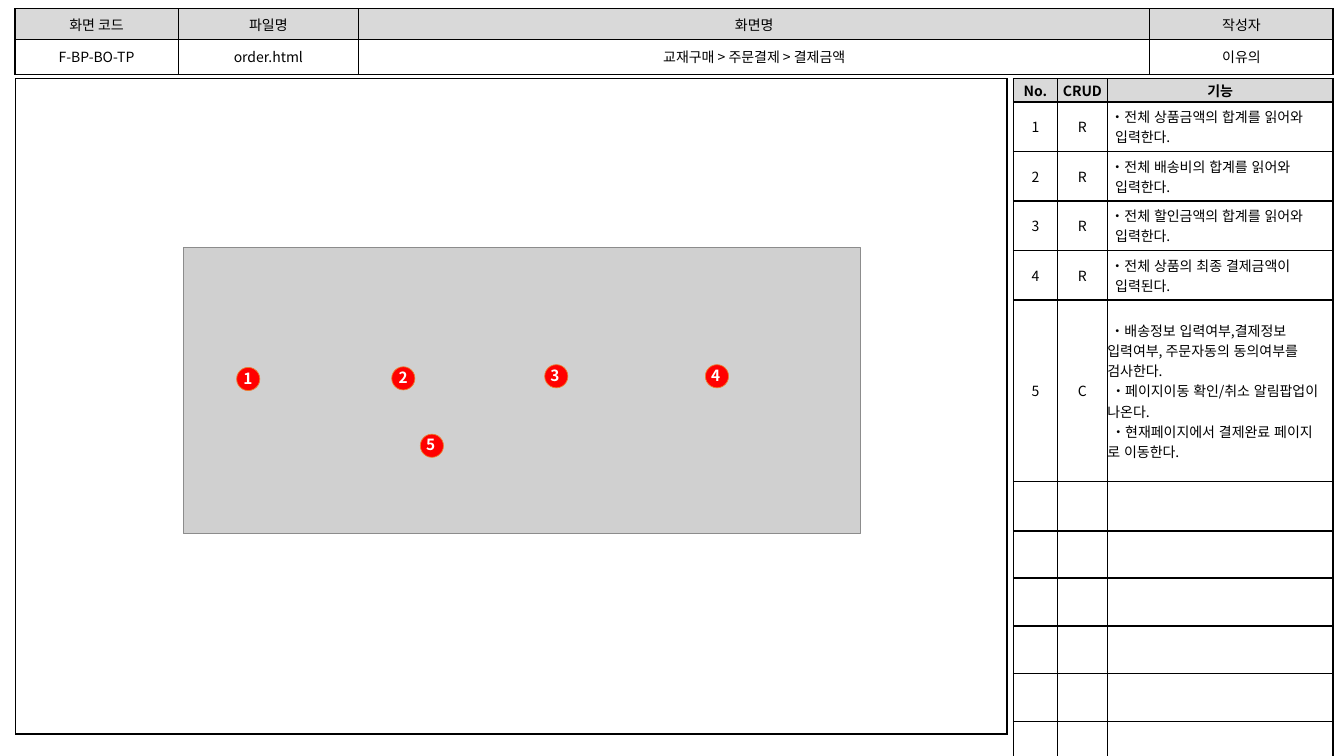
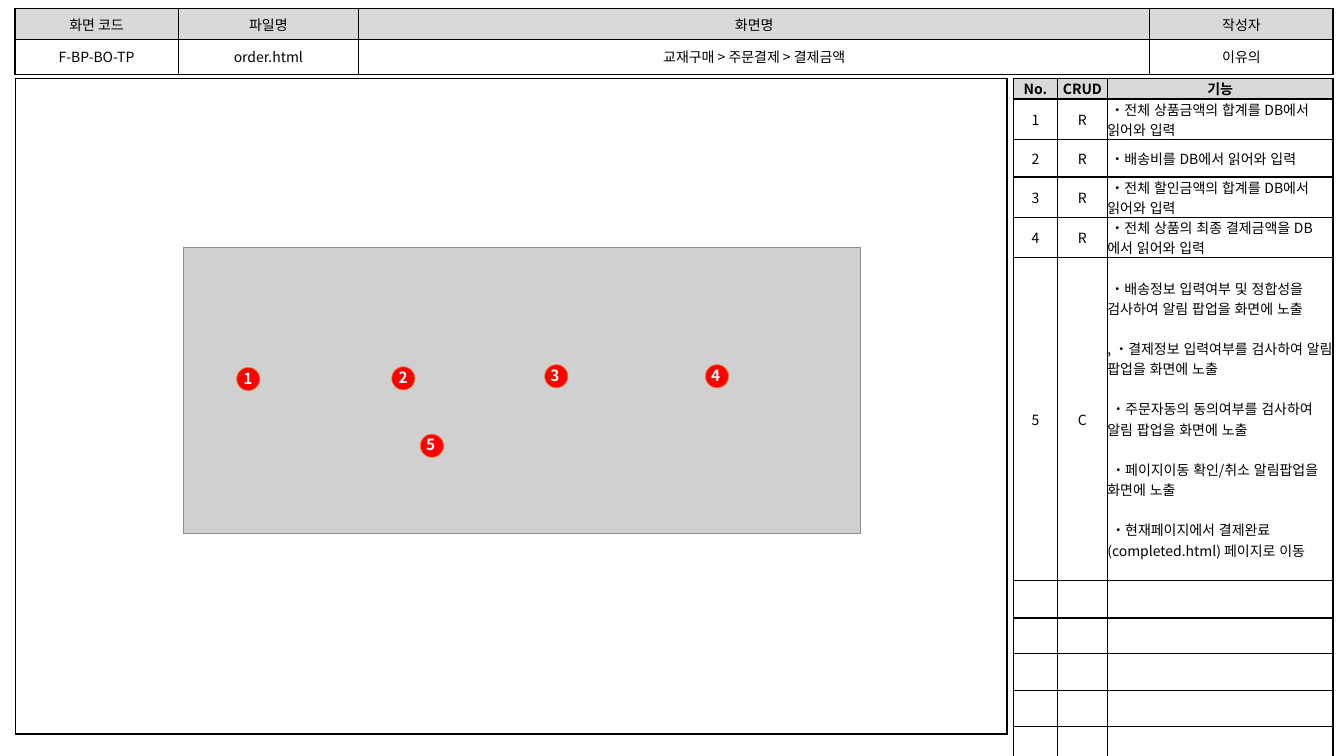
Before and after one commit to index506/cosmo6th_3thGroup, a slide deck: slide 7 of 3rd_Project/Member/Lee/기능,화면,테스트 문서/3th_Project_화면 설계도(이유의).pptx. Drawn at 1344x756 pixels with LibreOffice and Linux fonts; fonts in the diff are those of the drawing; grey boxes stand for pictures. Boxes give left, top, right and bottom in pixels: in the first picture for what was removed or moved away, otherwise in the second. Text is boxed around its words. In the diff, an @@ line names an element or a change of style, - is before the commit and + after.

```diff
--- a/3rd_Project/Member/Lee/기능,화면,테스트 문서/3th_Project_화면 설계도(이유의).pptx
+++ b/3rd_Project/Member/Lee/기능,화면,테스트 문서/3th_Project_화면 설계도(이유의).pptx
@@ table at (1013,79,1334,735) @@
-row 2, column 3: ・전체 상품금액의 합계를 읽어와 / 입력한다.
+row 2, column 3: ・전체 상품금액의 합계를 DB에서 읽어와 입력
-row 3, column 3: ・전체 배송비의 합계를 읽어와 / 입력한다.
+row 3, column 3: ・배송비를 DB에서 읽어와 입력
-row 4, column 3: ・전체 할인금액의 합계를 읽어와 / 입력한다.
+row 4, column 3: ・전체 할인금액의 합계를 DB에서 읽어와 입력
-row 5, column 3: ・전체 상품의 최종 결제금액이 / 입력된다.
+row 5, column 3: ・전체 상품의 최종 결제금액을 DB에서 읽어와 입력
-row 6, column 3: ・배송정보 입력여부,결제정보 입력여부, 주문자동의 동의여부를 검사한다. / ・페이지이동 확인/취소 알림팝업이 나온다. / ・현재페이지에서 결제완료 페이지 / 로 이동한다.
+row 6, column 3: ・배송정보 입력여부 및 정합성을 검사하여 알림 팝업을 화면에 노출 / , ・결제정보 입력여부를 검사하여 알림 팝업을 화면에 노출 / ・주문자동의 동의여부를 검사하여 알림 팝업을 화면에 노출 / ・페이지이동 확인/취소 알림팝업을 화면에 노출 / ・현재페이지에서 결제완료(completed.html) 페이지로 이동
```
Also in this commit, not shown: 5 other slides changed, 3 other files.
